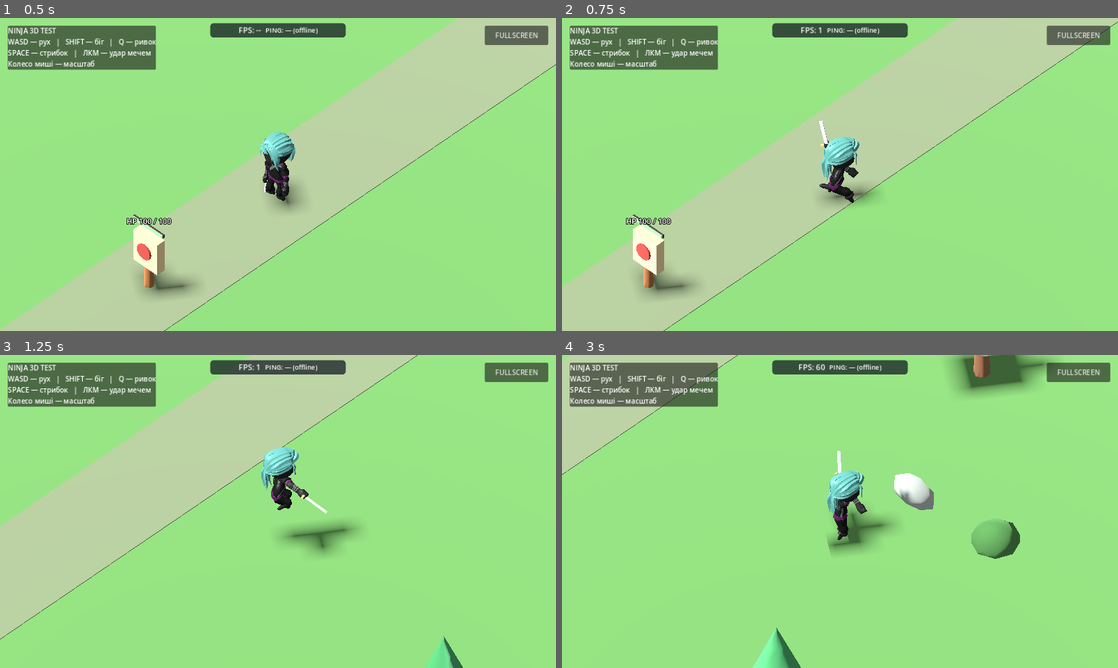
Above: before the commit, frames 1-4 (two rows, left to right).
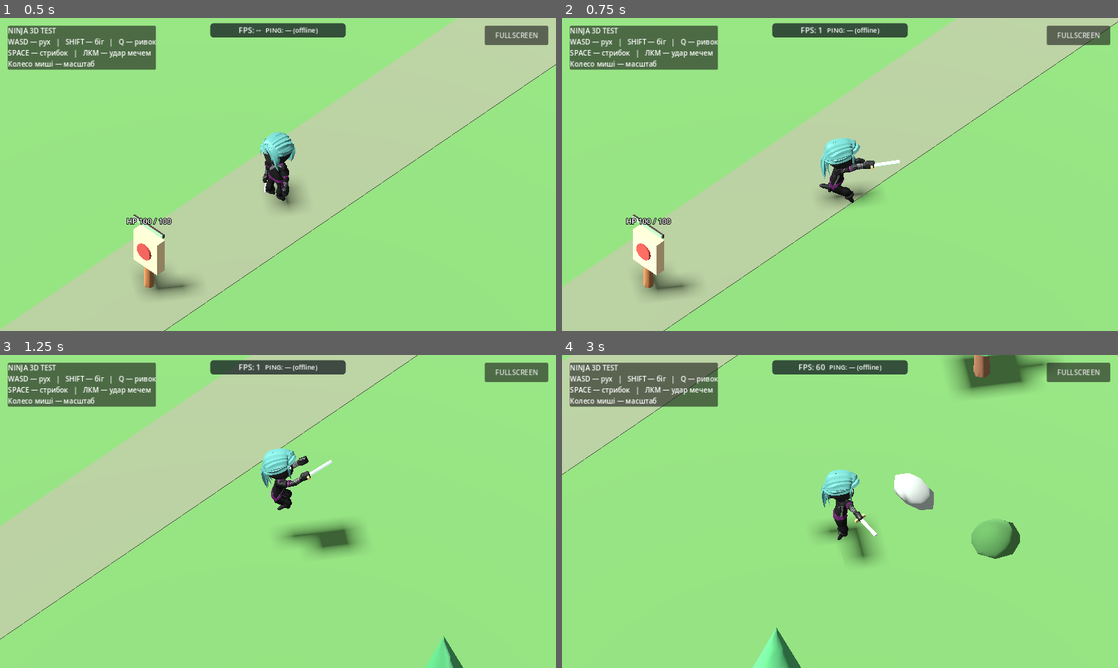
Above: after the commit, the same moments.

Repository: levian47/riskfate-3d-pro
Game: Godot game, scene res://main.tscn
The game is run twice, just before and just after one commit, with the same random seed, the same clock (stepped at 60 frames per second) and the same inputs.
Inputs (mouse positions are in pixels of both pictures, inside the frame that each line leads up to):
- Up to frame 1 (0.5 s): no input
- Up to frame 2 (0.75 s): tap Enter at 0.5 s; move the mouse to (962, 158) at 0.52 s; hold D from 0.53 s (still down); hold Shift from 0.53 s (still down); click (962, 158) at 0.67 s
- Up to frame 3 (1.25 s): keep holding D; keep holding Shift; tap Space at 0.77 s
- Up to frame 4 (3 s): release D at 1.25 s; release Shift at 1.25 s; drag from (728, 527) to (812, 574) at 1.27 s; move the mouse to (895, 442) at 2.02 s; hold D 2.03-2.75 s; hold Shift 2.03-2.75 s; drag from (812, 574) to (673, 464) at 2.77 s

Frame 1 is identical in both runs. In frame 2, 0.7% of the frame differs, in the area x 46-61%, y 32-56%; in frame 3, 1.1%; in frame 4, 1.8%, in the area x 45-63%, y 30-67%.

Commit message:
fix: skip opposite-direction frontal sword preparation using TimeSeek

Diff:
--- a/main.gd
+++ b/main.gd
@@ -31,6 +31,9 @@
 const SWORD_ARC_START_HEIGHT := 0.78
 const SWORD_ARC_END_HEIGHT := 0.22
 const SWORD_ARC_SWEEP_ANGLE := 65.0
+# The imported frontal clip contains an opposite-direction preparation phase.
+# Start from the cutting pose instead; back-facing clip keeps its full motion.
+const FRONT_SLASH_SEEK_FRACTION := 0.32
 # Prototype combat parameters. Not approved balance values.
 const TRAINING_HIT_DAMAGE := 25
 const TRAINING_HIT_REACH := 3.1
@@ -265,6 +268,7 @@
 	var hero_right := visual.global_transform.basis.x
 	var use_mirror := camera_right.dot(hero_right) < 0.0
 	animation_tree.set("parameters/SwordDirection/blend_amount", 1.0 if use_mirror else 0.0)
+	animation_tree.set("parameters/AttackSeek/seek_request", 0.0 if use_mirror else animator.get_animation("combat/WideSwordSlash").length * FRONT_SLASH_SEEK_FRACTION)
 	animation_tree.set("parameters/Attack/request", AnimationNodeOneShot.ONE_SHOT_REQUEST_FIRE)
 
 
@@ -518,6 +522,7 @@
 	var swing_direction := AnimationNodeBlend2.new()
 	swing_direction.sync = false
 	var attack_speed := AnimationNodeTimeScale.new()
+	var attack_seek := AnimationNodeTimeSeek.new()
 	var attack_layer := AnimationNodeOneShot.new()
 	attack_layer.fadein_time = 0.06
 	attack_layer.fadeout_time = 0.10
@@ -541,8 +546,10 @@
 	root.connect_node("SwordDirection", 0, "SwordSlash")
 	root.connect_node("SwordDirection", 1, "SwordSlashMirror")
 	root.add_node("AttackSpeed", attack_speed)
+	root.add_node("AttackSeek", attack_seek)
 	root.add_node("Attack", attack_layer)
-	root.connect_node("AttackSpeed", 0, "SwordDirection")
+	root.connect_node("AttackSeek", 0, "SwordDirection")
+	root.connect_node("AttackSpeed", 0, "AttackSeek")
 	root.connect_node("Attack", 0, "Locomotion")
 	root.connect_node("Attack", 1, "AttackSpeed")
 	root.connect_node("output", 0, "Attack")
